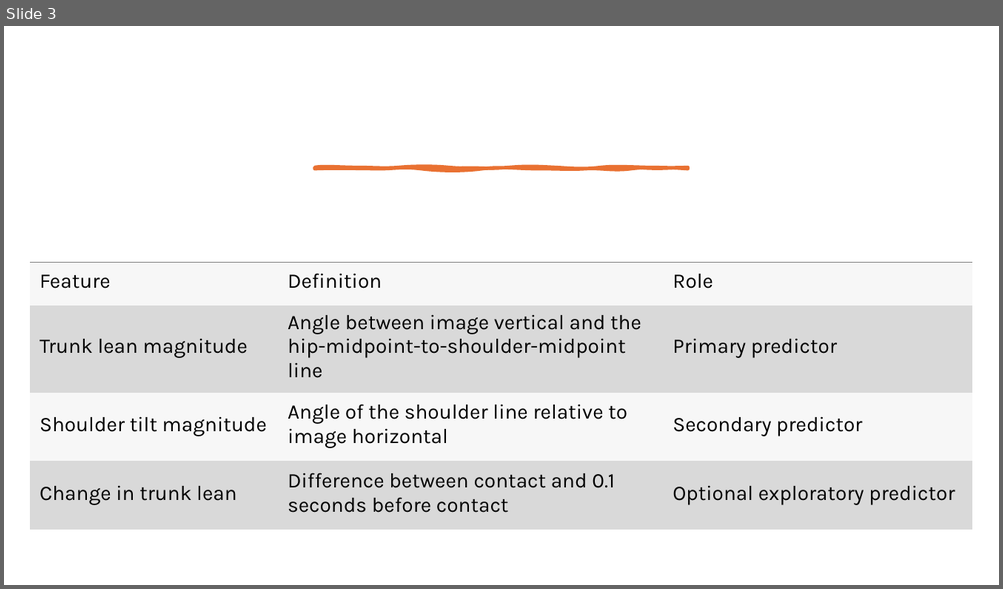
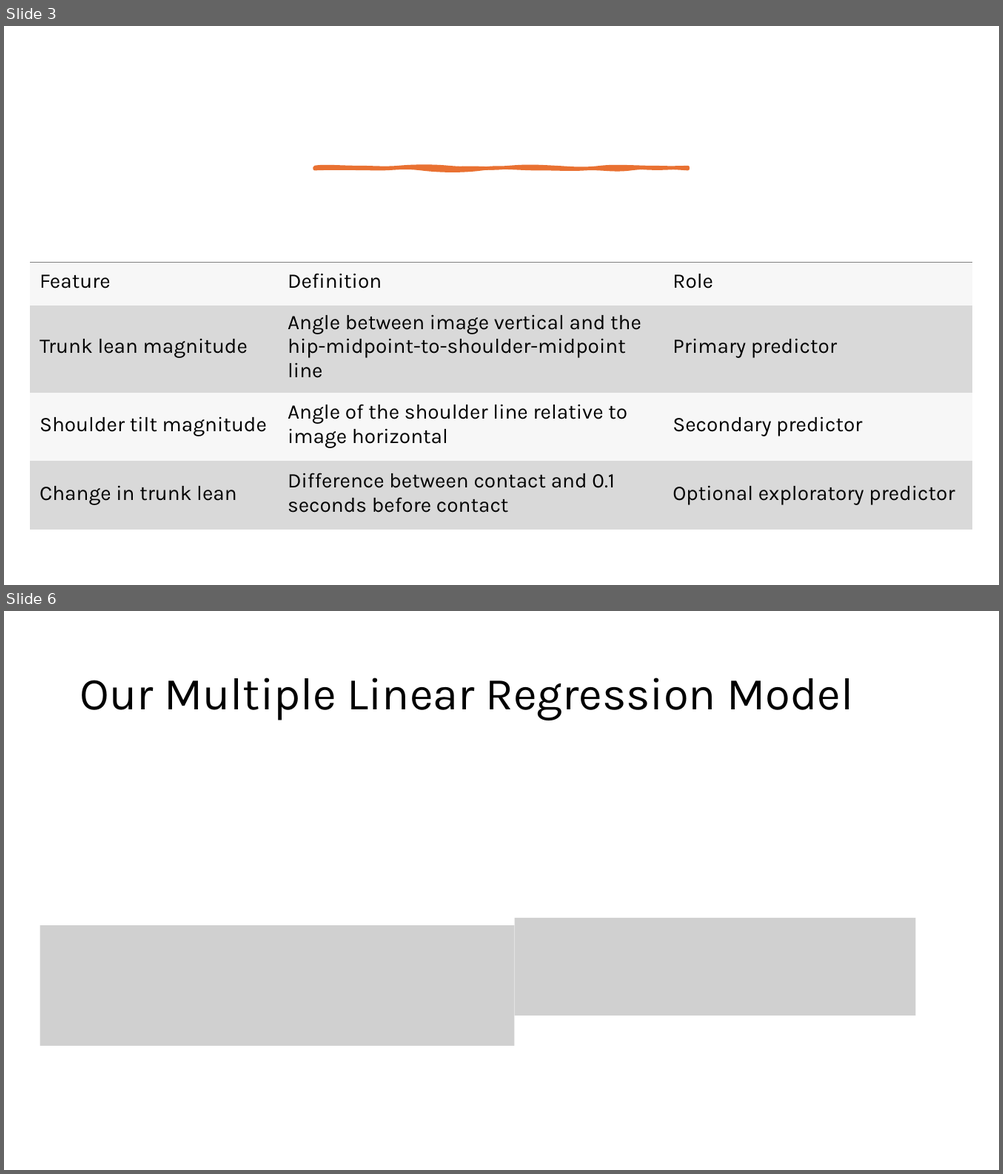
Before and after one commit to emmyregal/Soccer-Computer-Vision, a slide deck: Presentation.pptx. Shown one above the other, each under a label of ours: slide 3 before the commit, slides 3 and 6 after it; the slides between them are not shown. The pictures are 1003x589 and 1003x1174 pixels, drawn with LibreOffice and Linux fonts; fonts in the diff are those of the drawing; grey boxes stand for pictures. Boxes give left, top, right and bottom in pixels: in the first picture for what was removed or moved away, otherwise in the second. Text is boxed around its words. In the diff, an @@ line names an element or a change of style, - is before the commit and + after.

```diff
--- a/Presentation.pptx
+++ b/Presentation.pptx
@@ slide 6 added at box(4, 611, 999, 1170), background #FFFFFF @@
@@ title added at box(79, 678, 854, 721), 44 pt, text #000000 @@
+Our Multiple Linear Regression Model
@@ picture added at box(515, 918, 916, 1016) @@
@@ picture added at box(40, 925, 515, 1047) @@
```
Also in this commit, not shown: 4 other slides added, 1 slide removed, 1 other file.
